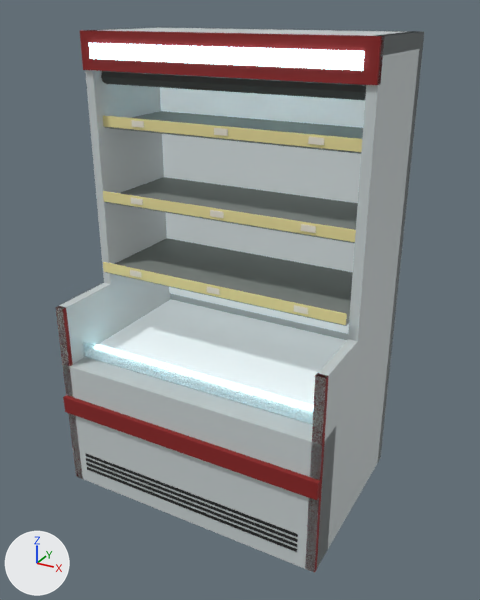
A saved change to the glTF model public/models/ke_mat.glb.
Camera for both pictures: a 50 mm camera at (1.34, -2.34, 2.08) aimed at (0.06, -0.02, 0.92). The axes (+X, +Y, +Z) are drawn at lower left. The lights are the same throughout. The first picture is the older version. Vertices at exactly the same position are counted once.

The older version as bpy lines, for what is in view:
```python
mat_kinh = principled_material('kinh')
mat_kinh.base_color = (0.347, 0.687, 0.791)  # cyan #9fd8e6
mat_kinh.roughness = 0.05
mat_kinh.alpha = 0.28
mat_trong_tu = principled_material('trong_tu')
mat_trong_tu.base_color = (0.738, 0.807, 0.823)  # white #dfe8ea
mat_trong_tu.roughness = 0.6
mat_trong_tu.emission_color = (0.258, 0.282, 0.288)  # grey #8b9192
mat_trong_tu.emission_strength = 1.0
me_ke_mat = bpy.data.meshes.new('ke_mat')
me_ke_mat.from_pydata(...)  # 306 vertices, 472 faces; spans x -0.63..0.63, y -0.44..0.43, z 0.0..2.0
me_ke_mat.materials.append(mat_vo_tu_mat)  # light grey #c9d1d2
me_ke_mat.materials.append(mat_do_thuong_hieu)  # red #8a1d1d
me_ke_mat.materials.append(mat_trong_tu)  # white #dfe8ea, glowing grey #8b9192
me_ke_mat.materials.append(mat_nhua_xam)  # dark grey #4a504e
me_ke_mat.materials.append(mat_nhua_den)  # black #1a1d1c
me_ke_mat.materials.append(mat_den_lanh)  # cyan #bff4ff, glowing cyan #bff4ff
me_ke_mat.materials.append(mat_kinh)  # cyan #9fd8e6
me_ke_mat.materials.append(mat_thep_son)  # grey #8d948f
me_ke_mat.materials.append(mat_tem_gia)  # beige #e8dc9a
me_ke_mat.materials.append(mat_giay_trang)  # pale yellow #e9e4d4
ob_ke_mat = bpy.data.objects.new('ke_mat', me_ke_mat)
ob_ke_mat.location = (0.0, 0.0, 0.0)
```
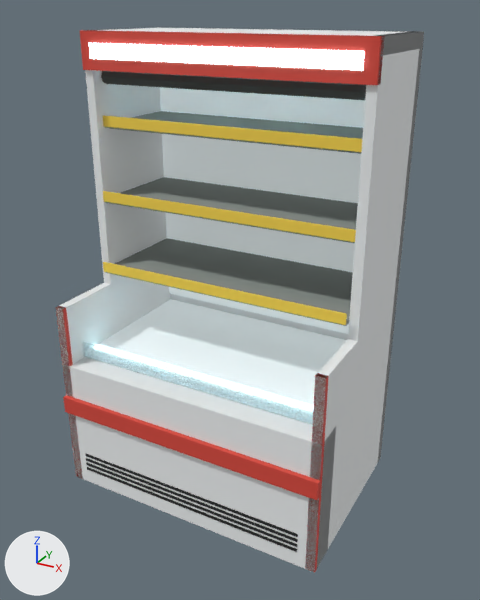
The change, as a list of edits to the scene's bpy script:
```text
Change mat_trong_tu:
    where n0 = _N.new('ShaderNodeBsdfPrincipled'); n0.name = 'Principled BSDF'
    remove n0.inputs[0].default_value = (0.738, 0.807, 0.823, 1.0)  # 'Base Color', white #dfe8ea
    add n2 = _N.new('ShaderNodeMix'); n2.name = 'Mix'
    add n2.data_type = 'RGBA'
    add n2.blend_type = 'MULTIPLY'
    add n2.inputs[0].default_value = 1.0  # 'Factor'
    add n2.inputs[7].default_value = (0.738, 0.807, 0.823, 1.0)  # 'B', white #dfe8ea
    add n3 = _N.new('ShaderNodeVertexColor'); n3.name = 'Color Attribute'
    add _L.new(n2.outputs[2], n0.inputs[0])  # 'Result' to 'Base Color'
    add _L.new(n3.outputs[0], n2.inputs[6])  # 'Color' to 'A'
Change mat_kinh:
    remove # nodes: BsdfPrincipled, OutputMaterial
    remove # colours: cyan #9fd8e6
    nodes: BsdfPrincipled, Math, Mix, OutputMaterial, VertexColor
    colours: cyan #9fd8e6, mixed with the vertex colours
Add mat_bang_mau:
    mat_bang_mau = bpy.data.materials.new('bang_mau')
    mat_bang_mau.use_nodes = True; mat_bang_mau.node_tree.nodes.clear()
    _N = mat_bang_mau.node_tree.nodes; _L = mat_bang_mau.node_tree.links
    n0 = _N.new('ShaderNodeBsdfPrincipled'); n0.name = 'Principled BSDF'
    n0.inputs[2].default_value = 0.8  # 'Roughness'
    n1 = _N.new('ShaderNodeOutputMaterial'); n1.name = 'Material Output'
    n2 = _N.new('ShaderNodeVertexColor'); n2.name = 'Color Attribute'
    _L.new(n0.outputs[0], n1.inputs[0])  # 'BSDF' to 'Surface'
    _L.new(n2.outputs[0], n0.inputs[0])  # 'Color' to 'Base Color'
Change me_ke_mat:
    used by ob_ke_mat; location = (0.0, 0.0, 0.0)
    remove me_ke_mat.from_pydata(...)  # 306 vertices, 472 faces; spans x -0.63..0.63, y -0.44..0.43, z 0.0..2.0
    add me_ke_mat.from_pydata(...)  # 234 vertices, 364 faces; spans x -0.63..0.63, y -0.44..0.43, z 0.0..2.0
    me_ke_mat part 1: 9 loose pieces with 72 vertices, spanning x -0.43..0.43, y -0.15..-0.06, z 0.99..1.65, are deleted
    me_ke_mat part 2: 84 faces spanning x -0.62..0.62, y -0.43..0.43, z 0.0..2.0 switch from mat_vo_tu_mat (light grey #c9d1d2) to mat_bang_mau
    me_ke_mat part 3: 48 faces spanning x -0.63..0.63, y -0.44..-0.08, z 0.0..2.0 switch from mat_do_thuong_hieu (red #8a1d1d) to mat_bang_mau
    me_ke_mat part 4: 40 faces spanning x -0.61..0.61, y -0.26..0.38, z 0.0..1.85 switch from mat_nhua_xam (dark grey #4a504e) to mat_bang_mau
    me_ke_mat part 5: 48 faces spanning x -0.55..0.55, y -0.43..-0.42, z 0.07..0.16 switch from mat_nhua_den (black #1a1d1c) to mat_bang_mau
    me_ke_mat part 6: 36 faces spanning x -0.58..0.58, y -0.13..0.37, z 0.97..1.63 switch from mat_thep_son (grey #8d948f) to mat_bang_mau
    me_ke_mat part 7: 36 faces spanning x -0.58..0.58, y -0.14..-0.05, z 0.98..1.66 switch from mat_tem_gia (beige #e8dc9a) to mat_bang_mau
    remove me_ke_mat.materials.append(mat_giay_trang)  # pale yellow #e9e4d4
```

Boxes [x1, y1, x2, y2] around the edits, measured in the pictures (480 x 600 px):
'ke_mat', recoloured, reshaped
    both: [56, 27, 424, 573]
part 1 of me_ke_mat, deleted
    before: [130, 120, 324, 314]
part 2 of me_ke_mat, recoloured
    both: [56, 27, 424, 573]
part 3 of me_ke_mat, recoloured
    both: [56, 30, 384, 572]
part 4 of me_ke_mat, edited (looks the same)
    both: [101, 71, 366, 100]
part 5 of me_ke_mat, recoloured
    both: [85, 454, 298, 552]
part 6 of me_ke_mat, recoloured
    both: [105, 111, 363, 326]
part 7 of me_ke_mat, recoloured
    both: [103, 115, 362, 325]
